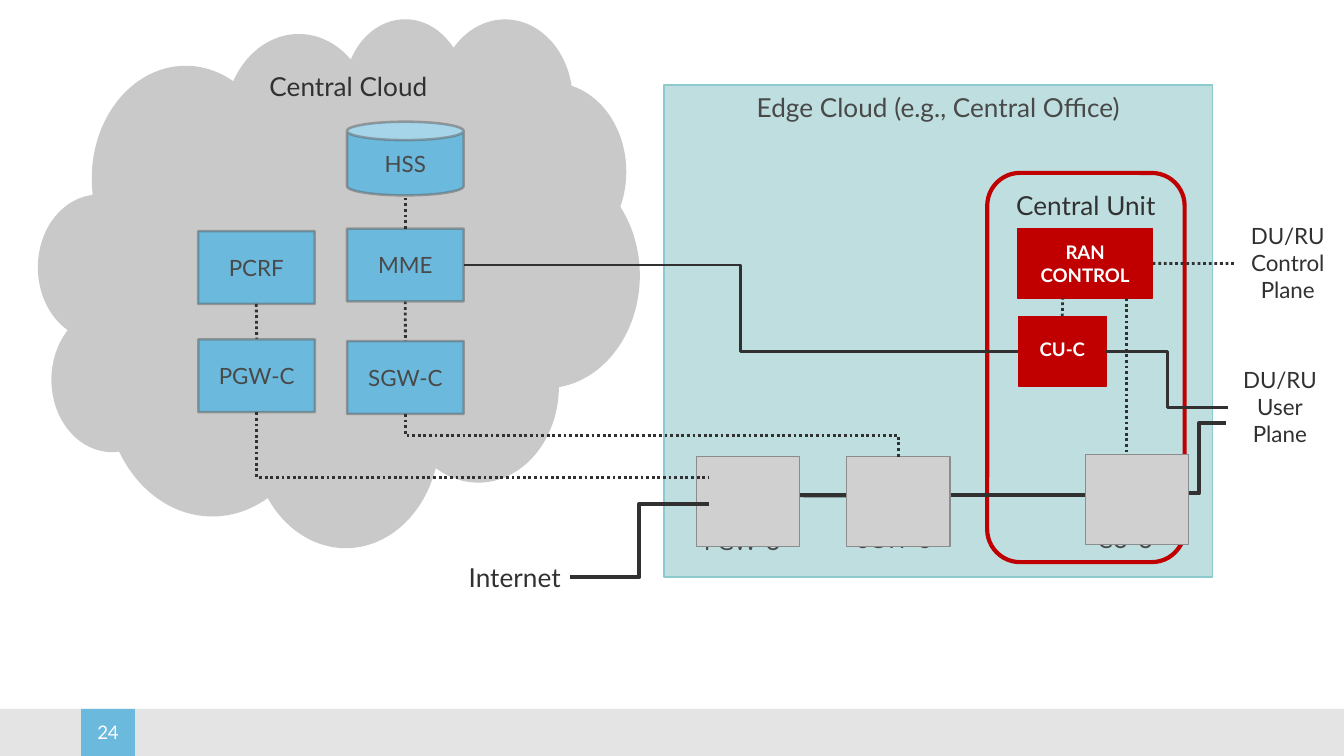
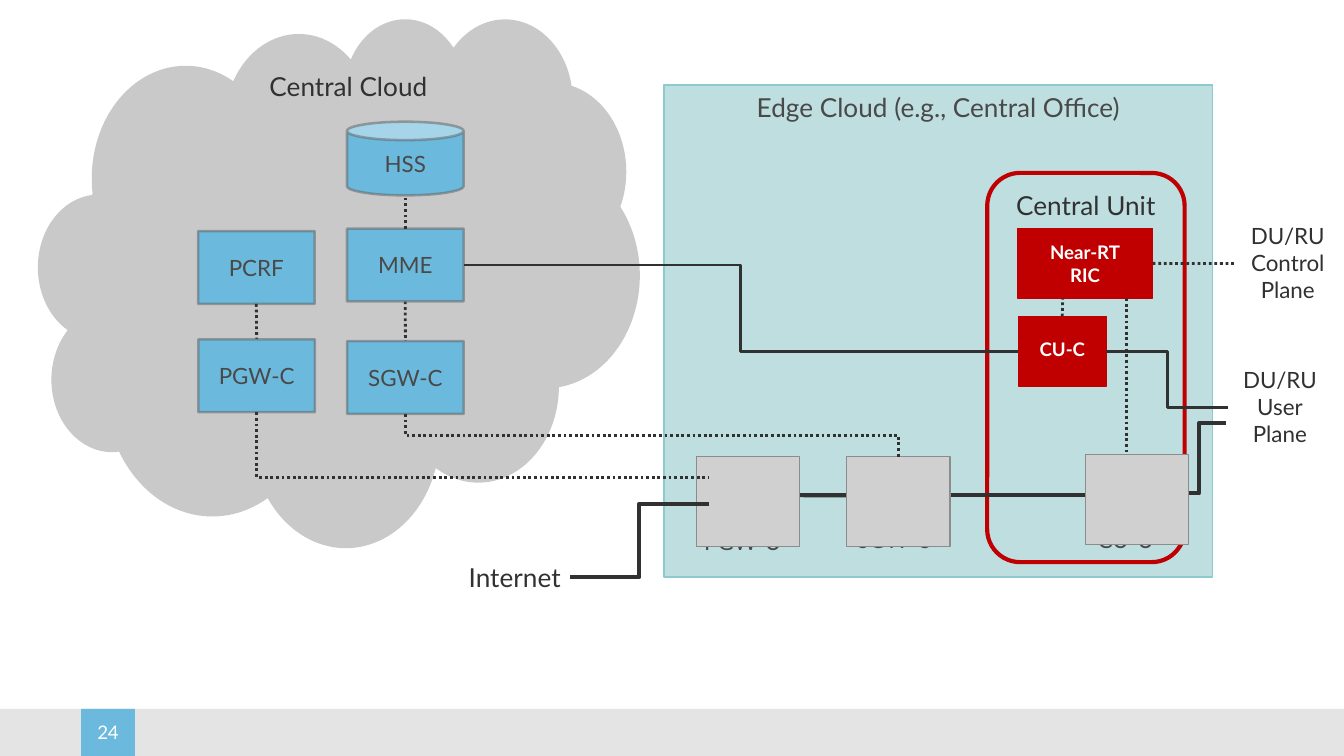
Before and after one commit to SystemsApproach/5G, a slide deck: slide 24 of figures.pptx. Drawn at 1344x756 pixels with LibreOffice and Linux fonts; fonts in the diff are those of the drawing; grey boxes stand for pictures; background and template pictures are left out. Boxes give left, top, right and bottom in pixels: in the first picture for what was removed or moved away, otherwise in the second. Text is boxed around its words. In the diff, an @@ line names an element or a change of style, - is before the commit and + after.

```diff
--- a/figures.pptx
+++ b/figures.pptx
@@ text in rectangle at box(1050, 245, 1120, 282): text changed @@
-RAN
-CONTROL
+Near-RT
+RIC
```
Also in this commit, not shown: 7 other slides changed, 1 slide added, 9 other files.
